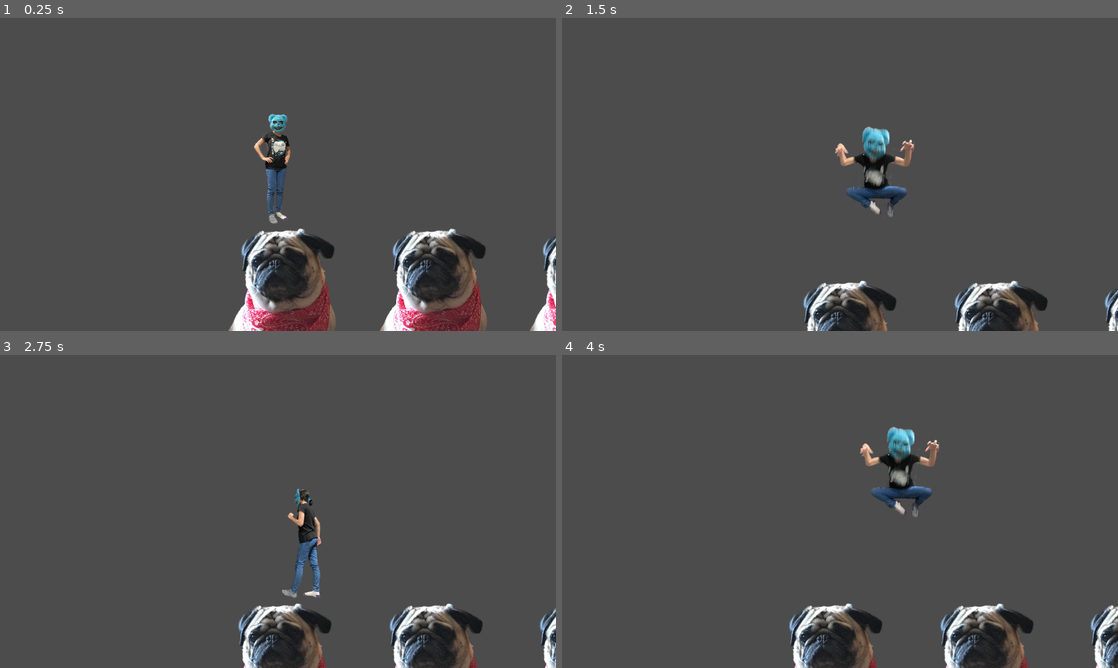
Above: before the commit, frames 1-4 (two rows, left to right).
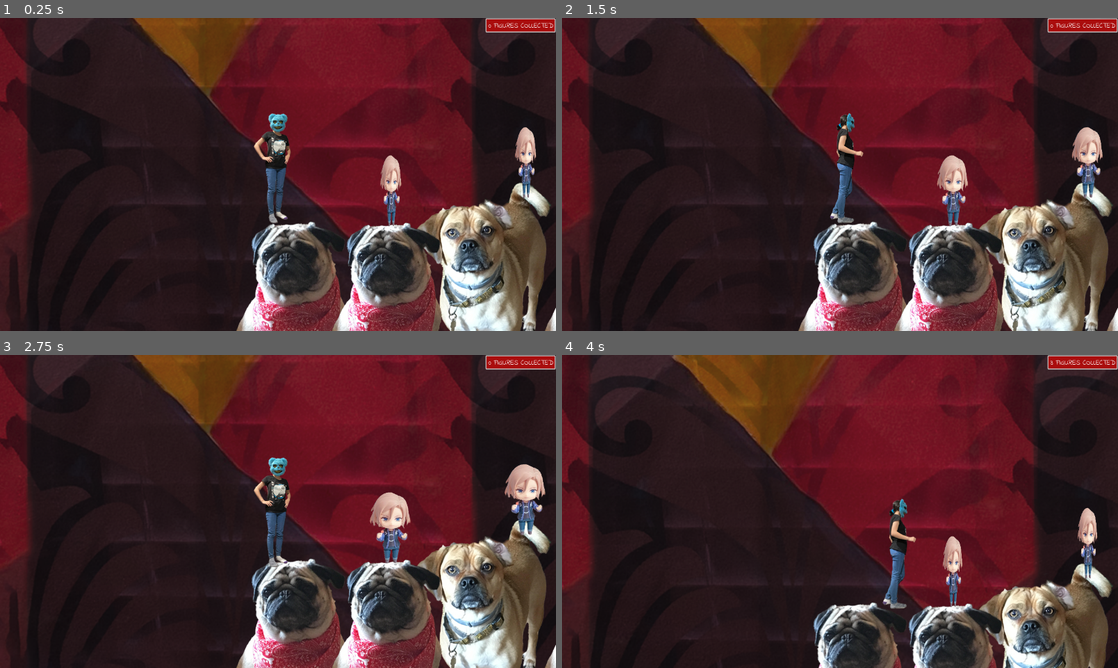
Above: after the commit, the same moments.

Repository: aemalavasi/AR218_Malavasi
Game: Godot game, scene res://Scenes/Level1.tscn
Two runs of this game, one before a commit and one after it. Both use one fixed random seed, a clock stepped at 60 frames per second and the inputs below. Before the commit the project has no main scene; this scene is started directly in both runs.
Inputs:
- Up to frame 1 (0.25 s): no input
- Up to frame 2 (1.5 s): hold D (right) from 0.53 s (still down); tap Space (jump) at 0.77 s
- Up to frame 3 (2.75 s): tap Space (jump) at 1.52 s; release D (right) at 2.03 s; hold A (left) from 2.03 s (still down)
- Up to frame 4 (4 s): release A (left) at 2.78 s; hold D (right) from 2.78 s (still down); tap Space (jump) at 3.02, 3.77 s

The runs differ from the first frame. In frame 1, 96% of the frame differs, in the area x 0-100%, y 0-100%; in frame 2, 98%; in frame 3, 98%; in frame 4, 98%.

Commit message:
enemy and collectable updates

Diff:
--- /dev/null
+++ b/AR 218 Platformer/Global.gd
@@ -0,0 +1,3 @@
+extends Node
+
+var score = 0
--- /dev/null
+++ b/AR 218 Platformer/Scenes/Collectable.gd
@@ -0,0 +1,26 @@
+extends Area2D
+
+signal coin_collected
+
+func _on_Collectable_body_entered(body):
+	Global.score = Global.score + 1
+
+	emit_signal("coin_collected")
+
+	$AnimationPlayer.play("Bounce")
+	pass # Replace with function body.
+
+	set_collision_layer_bit(3,false)
+	set_collision_mask_bit(0,false)
+
+func _on_AnimationPlayer_animation_finished(anim_name):
+	if anim_name == "Bounce":
+
+		queue_free()
+	pass # Replace with function body.
+
+
+
+
+func _on_Collectable_coin_collected():
+	pass # Replace with function body.
--- /dev/null
+++ b/AR 218 Platformer/Scenes/Collectable.tscn
@@ -0,0 +1,102 @@
+[gd_scene load_steps=9 format=2]
+
+[ext_resource path="res://Sprites/banri sprite.png" type="Texture" id=1]
+[ext_resource path="res://Scenes/Collectable.gd" type="Script" id=2]
+
+[sub_resource type="Animation" id=6]
+resource_name = "Bounce"
+tracks/0/type = "value"
+tracks/0/path = NodePath("Sprite:position")
+tracks/0/interp = 1
+tracks/0/loop_wrap = true
+tracks/0/imported = false
+tracks/0/enabled = true
+tracks/0/keys = {
+"times": PoolRealArray( 0, 0.8, 1 ),
+"transitions": PoolRealArray( 1, 1, 1 ),
+"update": 0,
+"values": [ Vector2( 90.5638, 94.0736 ), Vector2( 90.564, -94.074 ), Vector2( 90.564, -70 ) ]
+}
+tracks/1/type = "value"
+tracks/1/path = NodePath("Sprite:scale")
+tracks/1/interp = 1
+tracks/1/loop_wrap = true
+tracks/1/imported = false
+tracks/1/enabled = true
+tracks/1/keys = {
+"times": PoolRealArray( 0.6, 0.8, 1 ),
+"transitions": PoolRealArray( 1, 1, 1 ),
+"update": 0,
+"values": [ Vector2( 0.29, 0.3 ), Vector2( -0.29, 0.3 ), Vector2( 0.29, 0.3 ) ]
+}
+
+[sub_resource type="Animation" id=1]
+resource_name = "FakeRotate"
+loop = true
+tracks/0/type = "value"
+tracks/0/path = NodePath("Sprite:scale")
+tracks/0/interp = 1
+tracks/0/loop_wrap = true
+tracks/0/imported = false
+tracks/0/enabled = true
+tracks/0/keys = {
+"times": PoolRealArray( 0, 1, 2 ),
+"transitions": PoolRealArray( 1, 1, 1 ),
+"update": 0,
+"values": [ Vector2( 0.29007, 0.299656 ), Vector2( -0.29, 0.3 ), Vector2( 0.29007, 0.299656 ) ]
+}
+
+[sub_resource type="CircleShape2D" id=2]
+radius = 40.4124
+
+[sub_resource type="CapsuleShape2D" id=3]
+radius = 16.369
+
+[sub_resource type="CapsuleShape2D" id=4]
+radius = 10.0051
+height = 2.84268
+
+[sub_resource type="CapsuleShape2D" id=5]
+radius = 7.53017
+height = 17.692
+
+[node name="Collectable" type="Area2D"]
+collision_layer = 8
+script = ExtResource( 2 )
+
+[node name="AnimationPlayer" type="AnimationPlayer" parent="."]
+autoplay = "FakeRotate"
+anims/Bounce = SubResource( 6 )
+anims/FakeRotate = SubResource( 1 )
+
+[node name="Sprite" type="Sprite" parent="."]
+position = Vector2( 90.5638, 94.0736 )
+scale = Vector2( 0.29, 0.3 )
+texture = ExtResource( 1 )
+
+[node name="CollisionShape2D" type="CollisionShape2D" parent="."]
+position = Vector2( 88, 57 )
+shape = SubResource( 2 )
+
+[node name="CollisionShape2D2" type="CollisionShape2D" parent="."]
+position = Vector2( 90.1561, 120.208 )
+shape = SubResource( 3 )
+
+[node name="CollisionShape2D3" type="CollisionShape2D" parent="."]
+position = Vector2( 65.7609, 115.258 )
+shape = SubResource( 4 )
+
+[node name="CollisionShape2D6" type="CollisionShape2D" parent="."]
+position = Vector2( 115.612, 110.309 )
+shape = SubResource( 4 )
+
+[node name="CollisionShape2D4" type="CollisionShape2D" parent="."]
+position = Vector2( 99.7021, 158.746 )
+shape = SubResource( 5 )
+
+[node name="CollisionShape2D5" type="CollisionShape2D" parent="."]
+position = Vector2( 80.2566, 159.806 )
+shape = SubResource( 5 )
+
+[connection signal="body_entered" from="." to="." method="_on_Collectable_body_entered"]
+[connection signal="animation_finished" from="AnimationPlayer" to="." method="_on_AnimationPlayer_animation_finished"]
--- /dev/null
+++ b/AR 218 Platformer/Scenes/Enemy.gd
@@ -0,0 +1,24 @@
+extends KinematicBody2D
+
+var velocity = Vector2()
+
+export var speed = 50
+
+const GRAVITY := 35
+
+export var direction  = 1
+
+
+
+func _ready():
+
+	if direction == -1:
+		$AnimatedSprite.flip_h()
+
+func _process(delta):
+
+	velocity.y += GRAVITY
+
+	velocity.x += speed * direction
+
+	velocity = move_and_slide(velocity, Vector2.UP)
--- /dev/null
+++ b/AR 218 Platformer/Scenes/Enemy.tscn
@@ -0,0 +1,67 @@
+[gd_scene load_steps=13 format=2]
+
+[ext_resource path="res://Player Sprites/Climb Right Square Sprite.png" type="Texture" id=1]
+[ext_resource path="res://Player Sprites/Walk 1 Square Sprite.png" type="Texture" id=2]
+[ext_resource path="res://Player Sprites/Crouch Square Sprite.png" type="Texture" id=3]
+[ext_resource path="res://Player Sprites/Idle Square Sprite.png" type="Texture" id=4]
+[ext_resource path="res://Player Sprites/Climb Left Square Sprite.png" type="Texture" id=5]
+[ext_resource path="res://Player Sprites/Jump Square Sprite.png" type="Texture" id=6]
+[ext_resource path="res://Player Sprites/Walk 2 Square Sprite.png" type="Texture" id=7]
+[ext_resource path="res://Player Sprites/Walk 4 Square Sprite.png" type="Texture" id=8]
+[ext_resource path="res://Player Sprites/Walk 3 Square Sprite.png" type="Texture" id=9]
+[ext_resource path="res://Scenes/Enemy.gd" type="Script" id=10]
+
+[sub_resource type="SpriteFrames" id=1]
+animations = [ {
+"frames": [ ExtResource( 4 ) ],
+"loop": true,
+"name": "idle",
+"speed": 5.0
+}, {
+"frames": [ ExtResource( 3 ) ],
+"loop": true,
+"name": "crouch",
+"speed": 5.0
+}, {
+"frames": [ ExtResource( 2 ), ExtResource( 7 ), ExtResource( 9 ), ExtResource( 8 ) ],
+"loop": true,
+"name": "walk",
+"speed": 5.0
+}, {
+"frames": [ ExtResource( 6 ) ],
+"loop": true,
+"name": "air",
+"speed": 5.0
+}, {
+"frames": [ ExtResource( 5 ), ExtResource( 1 ) ],
+"loop": true,
+"name": "climb",
+"speed": 5.0
+} ]
+
+[sub_resource type="CapsuleShape2D" id=2]
+radius = 23.781
+height = 221.687
+
+[node name="Enemy" type="KinematicBody2D"]
+script = ExtResource( 10 )
+
+[node name="AnimatedSprite" type="AnimatedSprite" parent="."]
+position = Vector2( -1.49832, 1.93715 )
+frames = SubResource( 1 )
+animation = "walk"
+
+[node name="CollisionShape2D" type="CollisionShape2D" parent="."]
+position = Vector2( -0.968567, 1.40741 )
+shape = SubResource( 2 )
+
+[node name="Camera2D" type="Camera2D" parent="."]
+current = true
+limit_bottom = 720
+drag_margin_h_enabled = true
+drag_margin_v_enabled = true
+smoothing_enabled = true
+
+[node name="ground_check" type="RayCast2D" parent="."]
+position = Vector2( 40.3691, 79.1465 )
+enabled = true
--- a/AR 218 Platformer/Scenes/Level1.tscn
+++ b/AR 218 Platformer/Scenes/Level1.tscn
@@ -1,32 +1,132 @@
-[gd_scene load_steps=4 format=2]
+[gd_scene load_steps=14 format=2]
 
 [ext_resource path="res://Scenes/Platform1.tscn" type="PackedScene" id=1]
 [ext_resource path="res://Scenes/Player.tscn" type="PackedScene" id=2]
+[ext_resource path="res://Scenes/Platform2_Sal.tscn" type="PackedScene" id=3]
+[ext_resource path="res://Scenes/Collectable.tscn" type="PackedScene" id=4]
+[ext_resource path="res://BackgroundSprites/CurtainBackground.png" type="Texture" id=5]
+[ext_resource path="res://BackgroundSprites/PaintingBackground.png" type="Texture" id=6]
+[ext_resource path="res://Fonts/IndieFlower-Regular.ttf" type="DynamicFontData" id=7]
+[ext_resource path="res://Scenes/ScoreLabel.gd" type="Script" id=8]
+[ext_resource path="res://Scenes/Enemy.tscn" type="PackedScene" id=9]
 
-[sub_resource type="RectangleShape2D" id=1]
+[sub_resource type="CanvasItemMaterial" id=1]
+blend_mode = 3
+
+[sub_resource type="RectangleShape2D" id=2]
 extents = Vector2( 2686.83, 7.71484 )
 
+[sub_resource type="StyleBoxFlat" id=3]
+bg_color = Color( 0.666667, 0.0509804, 0.0509804, 1 )
+border_width_left = 2
+border_width_top = 2
+border_width_right = 2
+border_width_bottom = 2
+corner_radius_top_left = 2
+corner_radius_top_right = 2
+corner_radius_bottom_right = 2
+corner_radius_bottom_left = 2
+
+[sub_resource type="DynamicFont" id=4]
+font_data = ExtResource( 7 )
+
 [node name="Level1" type="Node2D"]
-position = Vector2( 83.1547, -27.7183 )
+position = Vector2( 130.298, -27.7182 )
 
-[node name="Platform1" parent="." instance=ExtResource( 1 )]
-position = Vector2( 70.8804, 503.867 )
+[node name="Enemies" type="Node2D" parent="."]
 
-[node name="Platform2" parent="." instance=ExtResource( 1 )]
-position = Vector2( 419.149, 504.067 )
+[node name="Enemy" parent="Enemies" instance=ExtResource( 9 )]
+position = Vector2( 705.703, 191.783 )
 
-[node name="Platform3" parent="." instance=ExtResource( 1 )]
-position = Vector2( 764.854, 502.985 )
+[node name="ParallaxBackground" type="ParallaxBackground" parent="."]
+
+[node name="Painting" type="ParallaxLayer" parent="ParallaxBackground"]
+motion_scale = Vector2( 0.5, 0.5 )
+motion_mirroring = Vector2( 1024, 1024 )
+
+[node name="Sprite" type="Sprite" parent="ParallaxBackground/Painting"]
+modulate = Color( 0.85098, 0.85098, 0.85098, 0.658824 )
+texture = ExtResource( 6 )
+centered = false
+
+[node name="Curtain" type="ParallaxLayer" parent="ParallaxBackground"]
+motion_mirroring = Vector2( 1024, 1024 )
+
+[node name="Sprite" type="Sprite" parent="ParallaxBackground/Curtain"]
+material = SubResource( 1 )
+texture = ExtResource( 5 )
+centered = false
+
+[node name="Dog Platforms" type="Node2D" parent="."]
+
+[node name="Platform1_Rocky" parent="Dog Platforms" instance=ExtResource( 1 )]
+position = Vector2( 20.8995, 514.894 )
+
+[node name="Platform2_Sal2" parent="Dog Platforms" instance=ExtResource( 3 )]
+position = Vector2( 633.293, 167.743 )
+
+[node name="Platform1_Rocky3" parent="Dog Platforms" instance=ExtResource( 1 )]
+position = Vector2( 731.065, 515.529 )
+
+[node name="Platform2_Sal" parent="Dog Platforms" instance=ExtResource( 3 )]
+position = Vector2( 108.559, 143.117 )
+
+[node name="Platform1_Rocky2" parent="Dog Platforms" instance=ExtResource( 1 )]
+position = Vector2( 240.099, 517.237 )
+
+[node name="Collectables" type="Node2D" parent="."]
+
+[node name="Collectable" parent="Collectables" instance=ExtResource( 4 )]
+position = Vector2( 169.686, 130.644 )
+
+[node name="Collectable2" parent="Collectables" instance=ExtResource( 4 )]
+position = Vector2( 480.127, 65.7792 )
+
+[node name="Collectable3" parent="Collectables" instance=ExtResource( 4 )]
+position = Vector2( 1007.31, 89.8669 )
 
 [node name="Player" parent="." instance=ExtResource( 2 )]
-position = Vector2( 73.1783, 160.742 )
+position = Vector2( -0.984511, 187.391 )
 
-[node name="Node2D" type="Node2D" parent="."]
-position = Vector2( 419.149, 504.067 )
+[node name="Fallzone" type="Area2D" parent="."]
+position = Vector2( -16.6935, 748.544 )
 
-[node name="Area2D" type="Area2D" parent="."]
-position = Vector2( -23.4282, 762.014 )
+[node name="CollisionShape2D" type="CollisionShape2D" parent="Fallzone"]
+position = Vector2( 447.112, 19.119 )
+shape = SubResource( 2 )
 
-[node name="CollisionShape2D" type="CollisionShape2D" parent="Area2D"]
-position = Vector2( 449.357, 3.40454 )
-shape = SubResource( 1 )
+[node name="HUD" type="CanvasLayer" parent="."]
+
+[node name="Panel" type="Panel" parent="HUD"]
+anchor_left = 0.918
+anchor_right = 0.957
+anchor_bottom = 0.03
+margin_left = -57.04
+margin_top = 1.0
+margin_right = 54.04
+margin_bottom = 11.4
+custom_styles/panel = SubResource( 3 )
+__meta__ = {
+"_edit_use_anchors_": false
+}
+
+[node name="ScoreLabel" type="Label" parent="HUD"]
+anchor_left = 0.939
+anchor_top = 0.035
+anchor_right = 0.939
+anchor_bottom = 0.035
+margin_left = -78.0951
+margin_top = -19.4063
+margin_right = 71.9049
+margin_bottom = 15.5937
+custom_fonts/font = SubResource( 4 )
+text = "0 FIGURES COLLECTED"
+script = ExtResource( 8 )
+__meta__ = {
+"_edit_use_anchors_": false
+}
+
+[connection signal="coin_collected" from="Collectables/Collectable" to="HUD/ScoreLabel" method="_on_Collectable_coin_collected"]
+[connection signal="coin_collected" from="Collectables/Collectable2" to="HUD/ScoreLabel" method="_on_Collectable2_coin_collected"]
+[connection signal="coin_collected" from="Collectables/Collectable3" to="HUD/ScoreLabel" method="_on_Collectable3_coin_collected"]
+[connection signal="body_entered" from="Fallzone" to="Player" method="_on_Area2D_body_entered"]
--- a/AR 218 Platformer/Scenes/Platform1.tscn
+++ b/AR 218 Platformer/Scenes/Platform1.tscn
@@ -1,15 +1,37 @@
-[gd_scene load_steps=3 format=2]
+[gd_scene load_steps=6 format=2]
 
-[ext_resource path="res://rocky sprite.png" type="Texture" id=1]
+[ext_resource path="res://Sprites/rocky sprite.png" type="Texture" id=1]
 
 [sub_resource type="RectangleShape2D" id=1]
-extents = Vector2( 159.908, 227.683 )
+extents = Vector2( 56.1212, 7.75618 )
 
-[node name="Platform1" type="StaticBody2D"]
+[sub_resource type="RectangleShape2D" id=2]
+extents = Vector2( 10.1635, 6.11969 )
+
+[sub_resource type="RectangleShape2D" id=3]
+extents = Vector2( 6.70361, 3.03967 )
+
+[sub_resource type="RectangleShape2D" id=4]
+extents = Vector2( 3.68481, 3.70145 )
+
+[node name="Platform1_Rocky" type="StaticBody2D"]
+collision_layer = 2
 
 [node name="Sprite" type="Sprite" parent="."]
 texture = ExtResource( 1 )
 
 [node name="CollisionShape2D" type="CollisionShape2D" parent="."]
-position = Vector2( 8.49487, 5.66327 )
+position = Vector2( 10.3988, -199.83 )
 shape = SubResource( 1 )
+
+[node name="CollisionShape2D2" type="CollisionShape2D" parent="."]
+position = Vector2( 77.3672, -195.325 )
+shape = SubResource( 2 )
+
+[node name="CollisionShape2D3" type="CollisionShape2D" parent="."]
+position = Vector2( 94.7872, -193.576 )
+shape = SubResource( 3 )
+
+[node name="CollisionShape2D4" type="CollisionShape2D" parent="."]
+position = Vector2( -49.6575, -199.91 )
+shape = SubResource( 4 )
--- /dev/null
+++ b/AR 218 Platformer/Scenes/Platform2_Sal.tscn
@@ -0,0 +1,26 @@
+[gd_scene load_steps=4 format=2]
+
+[ext_resource path="res://Sprites/sal sprite.png" type="Texture" id=1]
+
+[sub_resource type="RectangleShape2D" id=1]
+extents = Vector2( 90.9407, 9.67355 )
+
+[sub_resource type="RectangleShape2D" id=2]
+extents = Vector2( 40.0224, 5.35971 )
+
+[node name="Platform2_Sal" type="StaticBody2D"]
+collision_layer = 2
+
+[node name="Sprite" type="Sprite" parent="."]
+position = Vector2( 371.255, 338.419 )
+scale = Vector2( 1.06971, 1.09768 )
+texture = ExtResource( 1 )
+
+[node name="CollisionShape2D" type="CollisionShape2D" parent="."]
+position = Vector2( 346.856, 142.772 )
+shape = SubResource( 1 )
+
+[node name="CollisionShape2D2" type="CollisionShape2D" parent="."]
+position = Vector2( 464.566, 104.347 )
+shape = SubResource( 2 )
+one_way_collision = true
--- a/AR 218 Platformer/Scenes/Player.gd
+++ b/AR 218 Platformer/Scenes/Player.gd
@@ -28,3 +28,7 @@
 
 	velocity.x = lerp(velocity.x, 0,0.1)
 	move_and_slide(velocity, Vector2.UP)
+
+func _on_Area2D_body_entered(body):
+	get_tree().change_scene("res://Scenes/Level1.tscn")
+	pass # Replace with function body.
--- a/AR 218 Platformer/Scenes/Player.tscn
+++ b/AR 218 Platformer/Scenes/Player.tscn
@@ -23,14 +23,14 @@
 "name": "crouch",
 "speed": 5.0
 }, {
+"frames": [ ExtResource( 2 ), ExtResource( 7 ), ExtResource( 9 ), ExtResource( 8 ) ],
+"loop": true,
+"name": "walk",
+"speed": 5.0
+}, {
 "frames": [ ExtResource( 6 ) ],
 "loop": true,
 "name": "air",
-"speed": 5.0
-}, {
-"frames": [ ExtResource( 2 ), ExtResource( 7 ), ExtResource( 9 ), ExtResource( 8 ) ],
-"loop": true,
-"name": "walk",
 "speed": 5.0
 }, {
 "frames": [ ExtResource( 5 ), ExtResource( 1 ) ],
--- /dev/null
+++ b/AR 218 Platformer/Scenes/ScoreLabel.gd
@@ -0,0 +1,17 @@
+extends Label
+
+var my_string = " FIGURES COLLECTED"
+func _on_Collectable_coin_collected():
+	pass # Replace with function body.
+
+	text = String(Global.score) + my_string
+
+func _on_Collectable2_coin_collected():
+	pass # Replace with function body.
+
+	text = String(Global.score) + my_string
+
+func _on_Collectable3_coin_collected():
+	pass # Replace with function body.
+
+	text = String(Global.score) + my_string
--- a/AR 218 Platformer/project.godot
+++ b/AR 218 Platformer/project.godot
@@ -11,7 +11,12 @@
 [application]
 
 config/name="Ar 218 Platformer"
-config/icon="res://icon.png"
+run/main_scene="res://Scenes/Level1.tscn"
+config/icon="res://Sprites/icon.png"
+
+[autoload]
+
+Global="*res://Global.gd"
 
 [display]
 
@@ -35,6 +40,7 @@
 jump={
 "deadzone": 0.5,
 "events": [ Object(InputEventKey,"resource_local_to_scene":false,"resource_name":"","device":0,"alt":false,"shift":false,"control":false,"meta":false,"command":false,"pressed":false,"scancode":32,"unicode":0,"echo":false,"script":null)
+, Object(InputEventKey,"resource_local_to_scene":false,"resource_name":"","device":0,"alt":false,"shift":false,"control":false,"meta":false,"command":false,"pressed":false,"scancode":16777232,"unicode":0,"echo":false,"script":null)
  ]
 }
 crouch={
@@ -51,6 +57,14 @@
  ]
 }
 
+[layer_names]
+
+2d_physics/layer_1="Player"
+2d_physics/layer_2="Platform"
+2d_physics/layer_3="Fallzone"
+2d_physics/layer_4="Item"
+2d_physics/layer_5="Enemy"
+
 [physics]
 
 common/enable_pause_aware_picking=true
Binary file added: AR 218 Platformer/BackgroundSprites/CurtainBackground.png
Not shown, added: AR 218 Platformer/BackgroundSprites/CurtainBackground.png.import
Binary file added: AR 218 Platformer/BackgroundSprites/PaintingBackground.png
Not shown, added: AR 218 Platformer/BackgroundSprites/PaintingBackground.png.import
Binary file added: AR 218 Platformer/Fonts/IndieFlower-Regular.ttf
Not shown, added: AR 218 Platformer/Fonts/OFL.txt
Binary file added: AR 218 Platformer/Sprites/Climb Left Square Sprite.png
Not shown, added: AR 218 Platformer/Sprites/Climb Left Square Sprite.png.import
Binary file added: AR 218 Platformer/Sprites/banri sprite.png
Not shown, added: AR 218 Platformer/Sprites/banri sprite.png.import
Renamed: AR 218 Platformer/icon.png -> AR 218 Platformer/Sprites/icon.png
Not shown, added: AR 218 Platformer/Sprites/icon.png.import
(and 9 more such lines)
